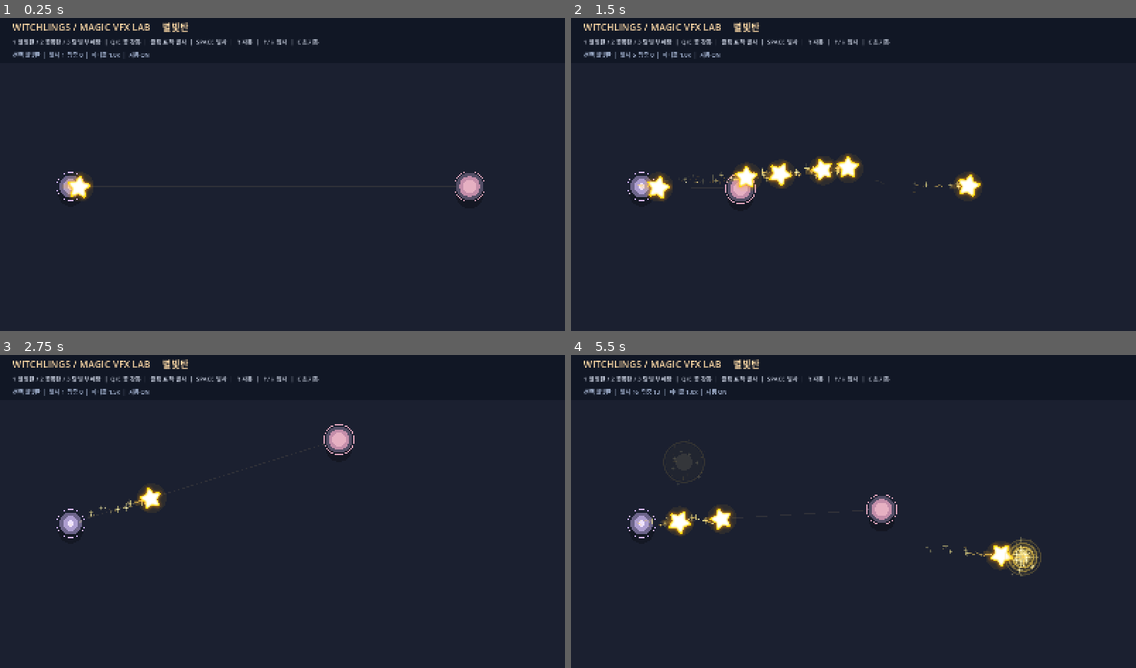
Above: before the commit, frames 1-4 (two rows, left to right).
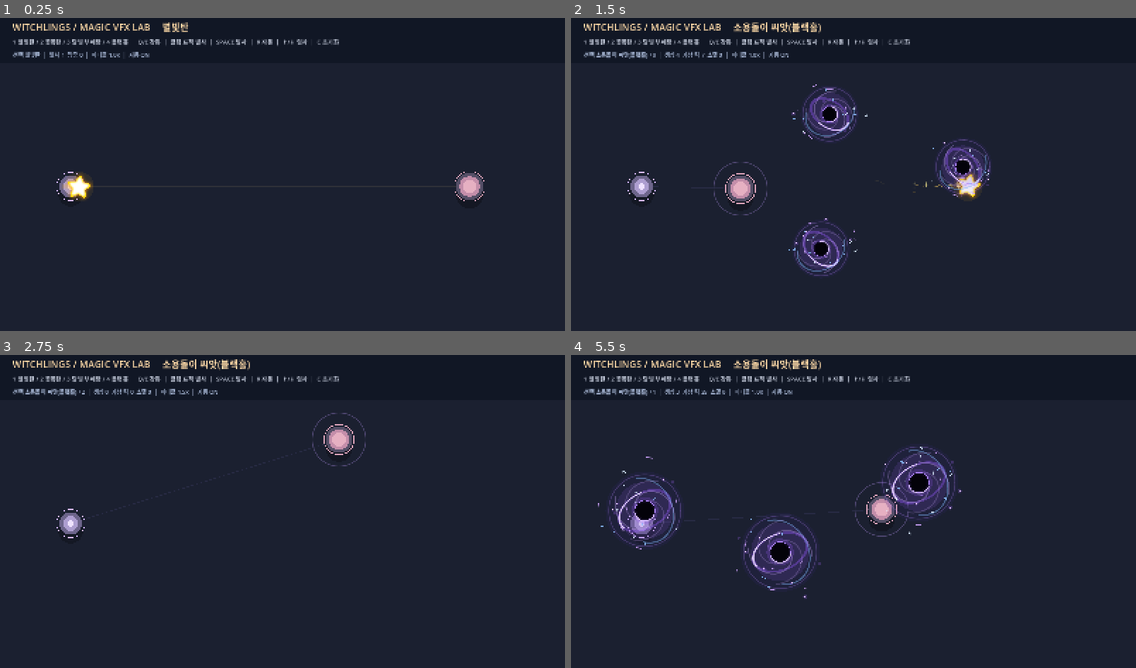
Above: after the commit, the same moments.

Repository: LittleEvasn/Test-Room
Game: Godot game, scene res://scenes/main.tscn
Two runs of this game, one before a commit and one after it. Both use one fixed random seed, a clock stepped at 60 frames per second and the inputs below.
Inputs (mouse positions are in pixels of both pictures, inside the frame that each line leads up to):
- Up to frame 1 (0.25 s): no input
- Up to frame 2 (1.5 s): tap Enter at 0.5 s; move the mouse to (977, 155) at 0.52 s; hold Up 0.53-1.28 s; tap 4 at 0.6 s; click (977, 155) at 0.67 s; tap Space at 0.77, 1.07 s; tap Q at 0.8, 1.35 s; move the mouse to (740, 187) at 1.27 s; hold Down from 1.28 s (still down); click (740, 187) at 1.42 s
- Up to frame 3 (2.75 s): tap Space at 1.52, 1.82 s; tap E at 1.55, 2.1 s; move the mouse to (339, 439) at 2.02 s; release Down at 2.03 s; hold Up from 2.03 s (still down); click (339, 439) at 2.17 s; tap C at 2.3 s
- Up to frame 4 (5.5 s): move the mouse to (825, 574) at 2.77 s; tap C at 2.85 s; click (825, 574) at 2.92 s; tap Space at 3.02, 3.05, 3.32, 3.6, 3.77, 4.07, 4.52, 4.82 s; move the mouse to (1023, 558) at 3.52 s; release Up at 3.53 s; hold Down from 3.53 s (still down); click (1023, 558) at 3.67 s; tap 4 at 3.8, 4.35 s; move the mouse to (684, 461) at 4.27 s; click (684, 461) at 4.42 s; tap Q at 4.55, 5.1 s; move the mouse to (881, 508) at 5.02 s; click (881, 508) at 5.17 s; tap E at 5.3 s

The runs differ from the first frame. In frame 1, 0.4% of the frame differs, in the area x 18-60%, y 6-10%; in frame 2, 5.9%; in frame 3, 1.5%; in frame 4, 7.9%, in the area x 4-84%, y 1-78%.

Commit message:
Add black hole spell 4 selection, growth controls, tick preview and non-overlapping test spawns

Diff:
--- a/scripts/main.gd
+++ b/scripts/main.gd
@@ -1,5 +1,5 @@
 extends Node2D
-## 별빛탄/꽃폭탄 VFX 독립 실험실. 본게임 마법의 충돌/피해 로직에는 의존하지 않는다.
+## 별빛탄/꽃폭탄/달빛 부메랑/블랙홀 VFX 독립 실험실. 본게임 전투 로직과 별개다.
 
 const BOLT_SCRIPT = preload("res://scripts/star_bolt.gd")
 const IMPACT_SCRIPT = preload("res://scripts/impact_burst.gd")
@@ -7,6 +7,7 @@
 const BLOOM_BURST_SCRIPT = preload("res://scripts/bloom_burst.gd")
 const MOON_SCRIPT = preload("res://scripts/moon_boomerang.gd")
 const MOON_HIT_SCRIPT = preload("res://scripts/moon_hit_burst.gd")
+const BLACK_HOLE_SCRIPT = preload("res://scripts/vortex_black_hole.gd")
 
 const SCREEN_SIZE := Vector2(1600.0, 900.0)
 const START_POINT := Vector2(200.0, 490.0)
@@ -20,8 +21,11 @@
 var particle_multiplier := 1.0
 var fired_count := 0
 var impact_count := 0
-var selected_spell := 0 # 0 = 별빛탄, 1 = 꽃폭탄, 2 = 달빛 부메랑
+var selected_spell := 0 # 0 = 별빛탄, 1 = 꽃폭탄, 2 = 달빛 부메랑, 3 = 소용돌이 씨앗(블랙홀)
 var bloom_rank := 0
+var black_hole_rank := 0
+var black_hole_ticks := 0
+var black_hole_finished := 0
 
 var title_label: Label
 var info_label: Label
@@ -36,17 +40,22 @@
     if autofire:
         fire_clock -= delta
         if fire_clock <= 0.0:
-            fire_clock = fire_interval
+            fire_clock = 1.8 if selected_spell == 3 else fire_interval
             shoot()
-    var spell_name := "별빛탄" if selected_spell == 0 else ("꽃폭탄" if selected_spell == 1 else "달빛 부메랑")
-    var rank_str := "" if selected_spell != 1 else "  |  꽃폭탄 +%d (폭발 반경 %.0f)" % [bloom_rank, BLOOM_RADII[bloom_rank]]
-    status_label.text = "선택 %s%s  |  발사 %d  명중 %d  |  파티클 %.1fx  |  자동 %s" % [
-        spell_name, rank_str, fired_count, impact_count, particle_multiplier, "ON" if autofire else "OFF"
-    ]
+    var spell_name := _spell_name()
+    if selected_spell == 3:
+        status_label.text = "선택 %s +%d  |  생성 %d  가상 틱 %d  소멸 %d  |  파티클 %.1fx  |  자동 %s" % [
+            spell_name, black_hole_rank, fired_count, black_hole_ticks, black_hole_finished, particle_multiplier, "ON" if autofire else "OFF"
+        ]
+    else:
+        var rank_str := "" if selected_spell != 1 else "  |  꽃폭탄 +%d (폭발 반경 %.0f)" % [bloom_rank, BLOOM_RADII[bloom_rank]]
+        status_label.text = "선택 %s%s  |  발사 %d  명중 %d  |  파티클 %.1fx  |  자동 %s" % [
+            spell_name, rank_str, fired_count, impact_count, particle_multiplier, "ON" if autofire else "OFF"
+        ]
     queue_redraw()
 
 func shoot() -> void:
-    var active_count := get_tree().get_nodes_in_group("vfx_bolt").size() + get_tree().get_nodes_in_group("vfx_bloom").size() + get_tree().get_nodes_in_group("vfx_moon").size()
+    var active_count := get_tree().get_nodes_in_group("vfx_bolt").size() + get_tree().get_nodes_in_group("vfx_bloom").size() + get_tree().get_nodes_in_group("vfx_moon").size() + get_tree().get_nodes_in_group("vfx_hole").size()
     if active_count >= 50:
         return
     if selected_spell == 0:
@@ -61,13 +70,26 @@
         add_child(bomb)
         bomb.add_to_group("vfx_bloom")
         bomb.impacted.connect(_on_bloom_impact.bind(bloom_rank))
-    else:
+    elif selected_spell == 2:
         var moon = MOON_SCRIPT.new()
         moon.configure(START_POINT, target_point, particle_multiplier)
         add_child(moon)
         moon.add_to_group("vfx_moon")
         moon.struck.connect(_on_moon_struck)
         moon.returned.connect(_on_moon_returned)
+    else:
+        # Test-Room 전용: 병합 없이 서로 떨어진 최대 3개 개체로 시각 실험.
+        if get_tree().get_nodes_in_group("vfx_hole").size() >= 3:
+            return
+        var spawn_at := _find_black_hole_spawn()
+        if spawn_at.x < 0.0:
+            return
+        var hole = BLACK_HOLE_SCRIPT.new()
+        hole.configure(spawn_at, START_POINT, particle_multiplier, black_hole_rank)
+        add_child(hole)
+        hole.add_to_group("vfx_hole")
+        hole.pulsed.connect(_on_black_hole_pulse)
+        hole.vanished.connect(_on_black_hole_vanished)
     fired_count += 1
 
 func _on_bolt_impact(point: Vector2) -> void:
@@ -95,6 +117,46 @@
     flash.global_position = point
     flash.configure(true)
     add_child(flash)
+
+func _on_black_hole_pulse(_point: Vector2, _radius: float) -> void:
+    # 실험실에는 적이 없으므로 실제 피해 대신 0.25초 틱 신호만 기록한다.
+    black_hole_ticks += 1
+
+func _on_black_hole_vanished(_point: Vector2) -> void:
+    black_hole_finished += 1
+
+func _find_black_hole_spawn() -> Vector2:
+    # 배치 정책은 본게임에 적용하지 않는다. 겹침 없이 이펙트만 비교하기 위한 고정 실험 좌표.
+    var existing := get_tree().get_nodes_in_group("vfx_hole")
+    var offsets := [
+        Vector2.ZERO,
+        Vector2(-400.0, -250.0), Vector2(-400.0, 250.0),
+        Vector2(400.0, -250.0), Vector2(400.0, 250.0),
+        Vector2(0.0, -380.0), Vector2(0.0, 380.0)
+    ]
+    var best := Vector2(-1.0, -1.0)
+    var best_gap := -1.0
+    for offset in offsets:
+        var candidate: Vector2 = (target_point + offset).clamp(Vector2(220.0, 255.0), Vector2(1380.0, 720.0))
+        var nearest := INF
+        for node in existing:
+            var hole_node := node as Node2D
+            if hole_node != null:
+                nearest = minf(nearest, candidate.distance_to(hole_node.global_position))
+        if nearest > best_gap:
+            best_gap = nearest
+            best = candidate
+    if not existing.is_empty() and best_gap < 335.0:
+        return Vector2(-1.0, -1.0)
+    return best
+
+func _spell_name() -> String:
+    match selected_spell:
+        0: return "별빛탄"
+        1: return "꽃폭탄"
+        2: return "달빛 부메랑"
+        3: return "소용돌이 씨앗(블랙홀)"
+    return "미지의 마법"
 
 func _unhandled_input(event: InputEvent) -> void:
     if event is InputEventMouseButton and event.pressed:
@@ -115,10 +177,19 @@
             KEY_3, KEY_KP_3:
                 selected_spell = 2
                 _update_title()
+            KEY_4, KEY_KP_4:
+                selected_spell = 3
+                _update_title()
             KEY_Q:
-                bloom_rank = maxi(0, bloom_rank - 1)
+                if selected_spell == 3:
+                    black_hole_rank = maxi(0, black_hole_rank - 1)
+                elif selected_spell == 1:
+                    bloom_rank = maxi(0, bloom_rank - 1)
             KEY_E:
-                bloom_rank = mini(3, bloom_rank + 1)
+                if selected_spell == 3:
+                    black_hole_rank = mini(3, black_hole_rank + 1)
+                elif selected_spell == 1:
+                    bloom_rank = mini(3, bloom_rank + 1)
             KEY_SPACE:
                 shoot()
             KEY_R:
@@ -128,12 +199,14 @@
             KEY_DOWN, KEY_MINUS, KEY_KP_SUBTRACT:
                 particle_multiplier = maxf(0.0, particle_multiplier - 0.5)
             KEY_C:
-                for group_name in ["vfx_bolt", "vfx_bloom", "vfx_moon"]:
+                for group_name in ["vfx_bolt", "vfx_bloom", "vfx_moon", "vfx_hole"]:
                     for projectile in get_tree().get_nodes_in_group(group_name):
                         projectile.queue_free()
                 # 이미 생성된 폭발은 자연스럽게 사라진다.
                 fired_count = 0
                 impact_count = 0
+                black_hole_ticks = 0
+                black_hole_finished = 0
 
 func _draw() -> void:
     draw_rect(Rect2(Vector2.ZERO, SCREEN_SIZE), Color("1b2030"), true)
@@ -142,7 +215,7 @@
     for y in range(140, 901, 80):
         draw_line(Vector2(0, y), Vector2(1600, y), Color(0.62, 0.70, 0.9, 0.065), 1.0)
 
-    var aiming_color := Color("ffd98e") if selected_spell == 0 else (Color("f4a6c4") if selected_spell == 1 else Color("c6b7ff"))
+    var aiming_color := Color("ffd98e") if selected_spell == 0 else (Color("f4a6c4") if selected_spell == 1 else (Color("c6b7ff") if selected_spell == 2 else Color("a38cff")))
     draw_line(START_POINT, target_point, Color(aiming_color, 0.09), 2.0)
     draw_circle(START_POINT + Vector2(0, 22), 35.0, Color(0, 0, 0, 0.24))
     draw_circle(START_POINT, 32.0, Color("6d658b"))
@@ -157,6 +230,8 @@
     draw_arc(target_point, 43.0, 0.0, TAU, 48, Color("d9a2b8"), 2.0)
     if selected_spell == 1:
         draw_arc(target_point, BLOOM_RADII[bloom_rank], 0.0, TAU, 64, Color(1.0, 0.65, 0.75, 0.28), 1.5, true)
+    elif selected_spell == 3:
+        draw_arc(target_point, 76.0, 0.0, TAU, 64, Color(0.75, 0.61, 1.0, 0.29), 1.5, true)
 
 func _create_hud() -> void:
     var layer := CanvasLayer.new()
@@ -175,7 +250,7 @@
     _update_title()
 
     info_label = Label.new()
-    info_label.text = "1 별빛탄 / 2 꽃폭탄 / 3 달빛 부메랑  |  Q/E 꽃 강화  |  클릭 표적·발사  |  SPACE 발사  |  R 자동  |  ↑/↓ 입자  |  C 초기화"
+    info_label.text = "1 별빛탄 / 2 꽃폭탄 / 3 달빛 부메랑 / 4 블랙홀  |  Q/E 강화  |  클릭 표적·발사  |  SPACE 발사  |  R 자동  |  ↑/↓ 입자  |  C 초기화"
     info_label.position = Vector2(36, 66)
     info_label.add_theme_font_size_override("font_size", 17)
     info_label.add_theme_color_override("font_color", Color("c9d0e0"))
@@ -188,4 +263,4 @@
     layer.add_child(status_label)
 
 func _update_title() -> void:
-    title_label.text = "WITCHLINGS / MAGIC VFX LAB     %s" % ("별빛탄" if selected_spell == 0 else ("꽃폭탄" if selected_spell == 1 else "달빛 부메랑"))
+    title_label.text = "WITCHLINGS / MAGIC VFX LAB     %s" % _spell_name()
